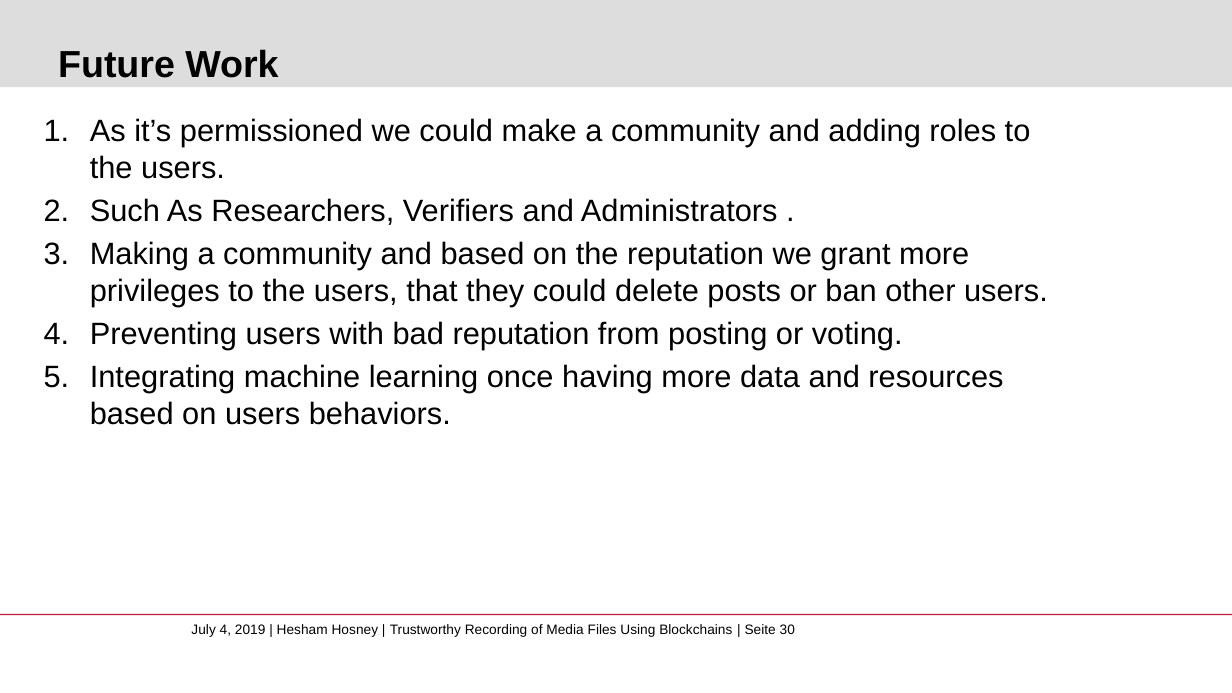
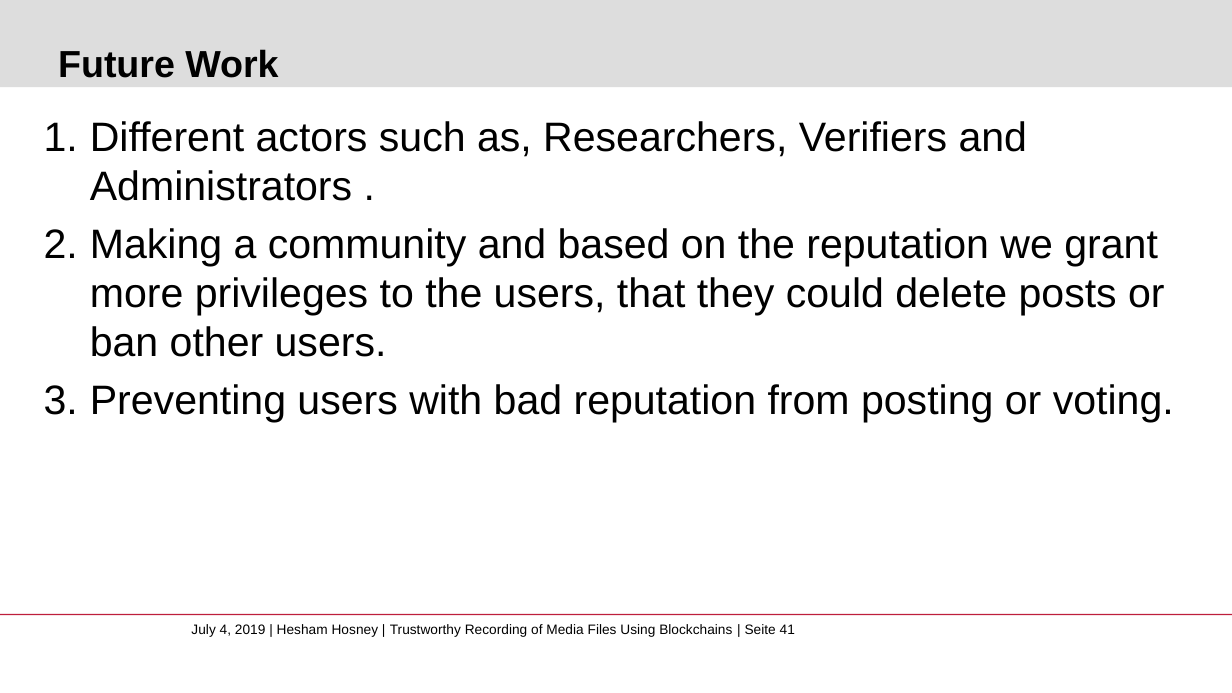
Before and after one commit to whosham/FakeNewsDetection, a slide deck: slide 41 of FakeNewsDetection.pptx (slide 30 before the commit). Drawn at 1232x693 pixels with LibreOffice and Linux fonts; fonts in the diff are those of the drawing; background and template pictures are left out. Boxes give left, top, right and bottom in pixels: in the first picture for what was removed or moved away, otherwise in the second. Text is boxed around its words. In the diff, an @@ line names an element or a change of style, - is before the commit and + after.

```diff
--- a/FakeNewsDetection.pptx
+++ b/FakeNewsDetection.pptx
@@ text at (90,121,1028,201): text changed; size 18 to 24 pt @@
-1. As it’s permissioned we could make a community and adding roles to the users.
-2. Such As Researchers, Verifiers and Administrators .
+1. Different actors such as, Researchers, Verifiers and Administrators .
@@ text at (90,228,1174,422): size 18 to 24 pt in "Making a community and based on the ...", "Preventing users with bad reputation from posting ..."; more space between paragraphs @@
@@ text at (90,364,1003,425): paragraph removed @@
-5. Integrating machine learning once having more data and resources based on users behaviors.
@@ text at (191,624,795,637): text changed @@
-July 4, 2019 | Hesham Hosney | Trustworthy Recording of Media Files Using Blockchains | Seite 30
+July 4, 2019 | Hesham Hosney | Trustworthy Recording of Media Files Using Blockchains | Seite 41
```
Also in this commit, not shown: 23 other slides changed, 14 slides added, 3 slides removed, 5 other files.
